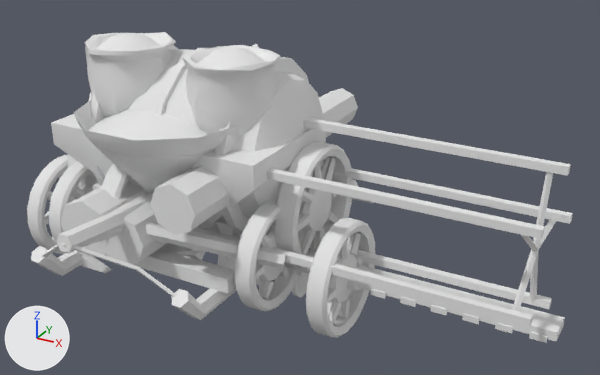
The FBX model Assets/_Project/Art/Traktor/Traktor_Aletler.fbx as it was, and as the next commit left it.
Both versions are drawn from a 50 mm camera at (3.15, -2.99, 2.15) aimed at (0.75, 1.36, -0.02). Every picture has the same lights, and +X, +Y and +Z are marked at lower left. The picture after the commit comes second. Where no turn or scale is listed for an object, it has been applied to the vertices.

The first picture shows 'Alet_Bicer', 'Alet_Ekici', 'Alet_Kizak', 'Alet_Pulluk', 'Alet_Serpici', 'Alet_Su_Tanki'.
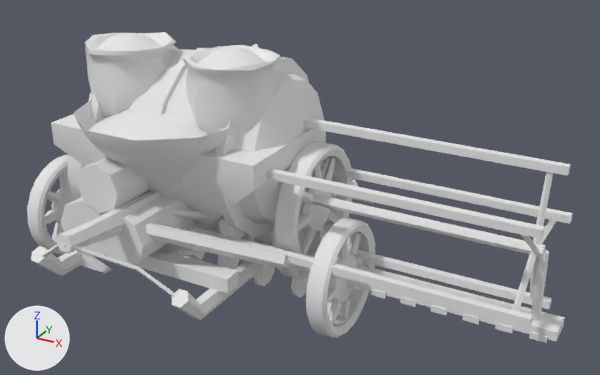
Where the change shows, as pixel boxes [x1, y1, x2, y2] in the pictures (600 x 375 px; the box of a moved part takes in the faces that stretch with it):
'Alet_Kizak', reshaped
    before: [31, 88, 359, 320]
    after: [31, 157, 359, 320]
'Alet_Serpici', reshaped
    before: [49, 99, 300, 311]
    after: [69, 99, 311, 280]
part 1 of me_alet_bicer, added
    after: [312, 194, 545, 256]
part 2 of me_alet_bicer, added
    after: [531, 249, 549, 321]
part 3 of me_alet_bicer, added
    after: [283, 257, 309, 270]
part 4 of me_alet_serpici, moved or reshaped (not visible afterwards)
    before: [49, 161, 92, 241]
part 5 of me_alet_serpici, moved or reshaped (not visible afterwards)
    before: [88, 172, 95, 184]
part 6 of me_alet_serpici, moved or reshaped (not visible afterwards)
    before: [73, 186, 85, 198]
part 7 of me_alet_serpici, moved or reshaped (not visible afterwards)
    before: [73, 184, 93, 201]
part 8 of me_alet_serpici, moved or reshaped (mostly hidden afterwards)
    before: [234, 201, 300, 311]
    after: [272, 187, 311, 280]
part 9 of me_alet_serpici, moved or reshaped (not visible afterwards)
    before: [261, 235, 271, 248]
part 10 of me_alet_serpici, moved or reshaped (not visible afterwards)
    before: [255, 265, 265, 278]
part 11 of me_alet_serpici, moved or reshaped (not visible afterwards)
    before: [259, 279, 265, 297]
part 12 of me_alet_serpici, moved or reshaped (not visible afterwards)
    before: [262, 281, 274, 298]
part 13 of me_alet_serpici, moved or reshaped (not visible afterwards)
    before: [280, 265, 289, 278]
part 14 of me_alet_serpici, moved or reshaped (not visible afterwards)
    before: [256, 230, 285, 282]
part 15 of me_alet_serpici, cut back
    after: [170, 209, 274, 226]
part 16 of me_alet_kizak, moved or reshaped
    before: [150, 88, 358, 235]
    after: [77, 157, 149, 213]

Diff of the bpy script that builds the scene:
```diff
--- a/Assets/_Project/Art/Traktor/Traktor_Aletler.fbx.py
+++ b/Assets/_Project/Art/Traktor/Traktor_Aletler.fbx.py
@@ me_alet_kizak @@
-me_alet_kizak.from_pydata(...)  # 132 vertices, 96 faces; spans x -0.65..0.65, y -0.01..2.65, z -0.57..0.28
+me_alet_kizak.from_pydata(...)  # 132 vertices, 96 faces; spans x -0.65..0.65, y -0.01..2.65, z -0.57..0.29
+# me_alet_kizak part 16: the loose piece of 16 vertices spanning x 0.26..0.58, y 0.45..2.65, z -0.04..0.28 is moved by (-0.56, 0.0, 0.01)
 me_alet_kizak.materials.append(mat_m_stilize)
@@ me_alet_bicer @@
-me_alet_bicer.from_pydata(...)  # 550 vertices, 461 faces; spans x -0.33..2.5, y -0.01..1.77, z -0.6..0.43
+me_alet_bicer.from_pydata(...)  # 607 vertices, 502 faces; spans x -0.33..2.5, y -0.01..1.77, z -0.6..0.43
+# me_alet_bicer part 1: a new loose piece, a 6-sided cylinder along x spanning x 0.05..2.35, y 1.265..1.335, z -0.08..-0.02, in mat_m_stilize (white #e7e7e7)
+# me_alet_bicer part 2: a new loose piece, a 5-sided cylinder along z spanning x 2.321..2.379, y 1.276..1.33, z -0.5..-0.05, in mat_m_stilize (white #e7e7e7)
+# me_alet_bicer part 3: 10 vertices added at x 0.87..0.94, y 0.88..1.27, z -0.53..-0.27
+# other edits to the shape of me_alet_bicer do not show in these pictures
 me_alet_bicer.materials.append(mat_m_stilize)
@@ me_alet_serpici @@
-me_alet_serpici.from_pydata(...)  # 773 vertices, 654 faces; spans x -0.82..0.82, y 0.0..1.55, z -0.7..0.51
+me_alet_serpici.from_pydata(...)  # 847 vertices, 708 faces; spans x -0.82..0.82, y 0.0..1.8, z -0.7..0.51
+# me_alet_serpici part 4: the loose piece of 132 vertices spanning x -0.82..-0.68, y 0.65..1.35, z -0.7..0.0 is moved by (0.0, 0.45, 0.0)
+# me_alet_serpici part 5: the loose piece of 10 vertices spanning x -0.8..-0.74, y 1.03..1.13, z -0.22..-0.09 is moved by (0.0, 0.45, 0.0)
+# me_alet_serpici part 6: the loose piece of 10 vertices spanning x -0.76..-0.7, y 0.82..0.93, z -0.24..-0.12 is moved by (0.0, 0.45, 0.0)
+# me_alet_serpici part 7: the loose piece of 50 vertices spanning x -0.79..-0.71, y 0.83..1.17, z -0.53..-0.17 is moved by (0.0, 0.45, 0.0)
+# me_alet_serpici part 8: the loose piece of 132 vertices spanning x 0.68..0.82, y 0.65..1.35, z -0.7..0.0 is moved by (0.0, 0.45, 0.0)
+# me_alet_serpici part 9: the loose piece of 10 vertices spanning x 0.74..0.8, y 0.82..0.93, z -0.24..-0.12 is moved by (0.0, 0.45, 0.0)
+# me_alet_serpici part 10: the loose piece of 10 vertices spanning x 0.74..0.8, y 0.73..0.84, z -0.4..-0.34 is moved by (0.0, 0.45, 0.0)
+# me_alet_serpici part 11: the loose piece of 10 vertices spanning x 0.7..0.76, y 0.87..0.97, z -0.61..-0.48 is moved by (0.0, 0.45, 0.0)
+# me_alet_serpici part 12: the loose piece of 10 vertices spanning x 0.74..0.8, y 0.87..0.97, z -0.61..-0.48 is moved by (0.0, 0.45, 0.0)
+# me_alet_serpici part 13: the loose piece of 10 vertices spanning x 0.74..0.8, y 1.07..1.18, z -0.58..-0.46 is moved by (0.0, 0.45, 0.0)
+# me_alet_serpici part 14: the loose piece of 50 vertices spanning x 0.71..0.79, y 0.83..1.17, z -0.53..-0.17 is moved by (0.0, 0.45, 0.0)
+# me_alet_serpici part 15: 6 vertices removed from x -0.05..0.05, y 0.6, z -0.09..-0.01; 20 vertices added at x -0.64..0.64, y 0.6..1.47, z -0.37..-0.02
+# other edits to the shape of me_alet_serpici do not show in these pictures
 me_alet_serpici.materials.append(mat_m_stilize)
```
